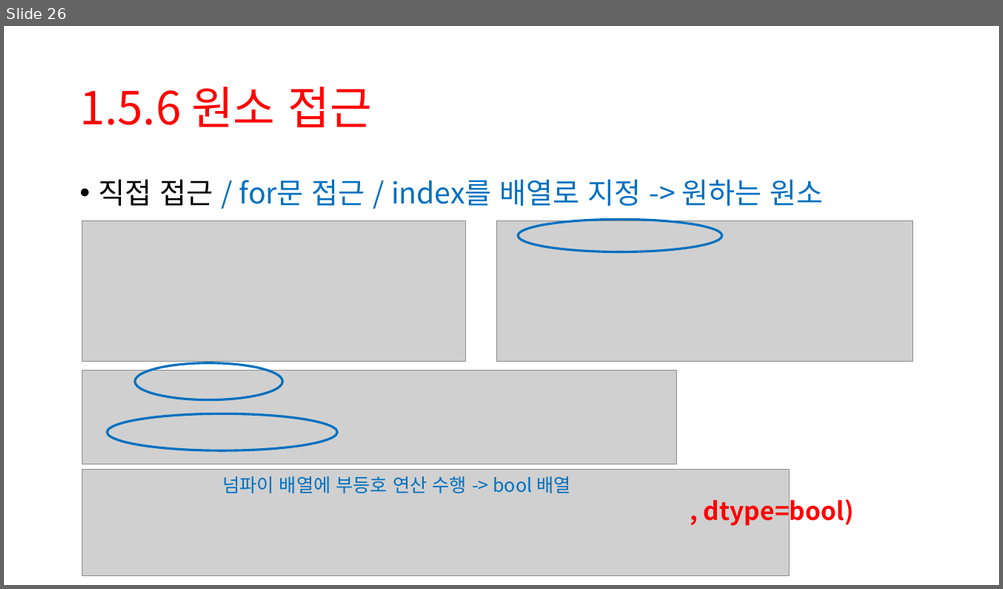
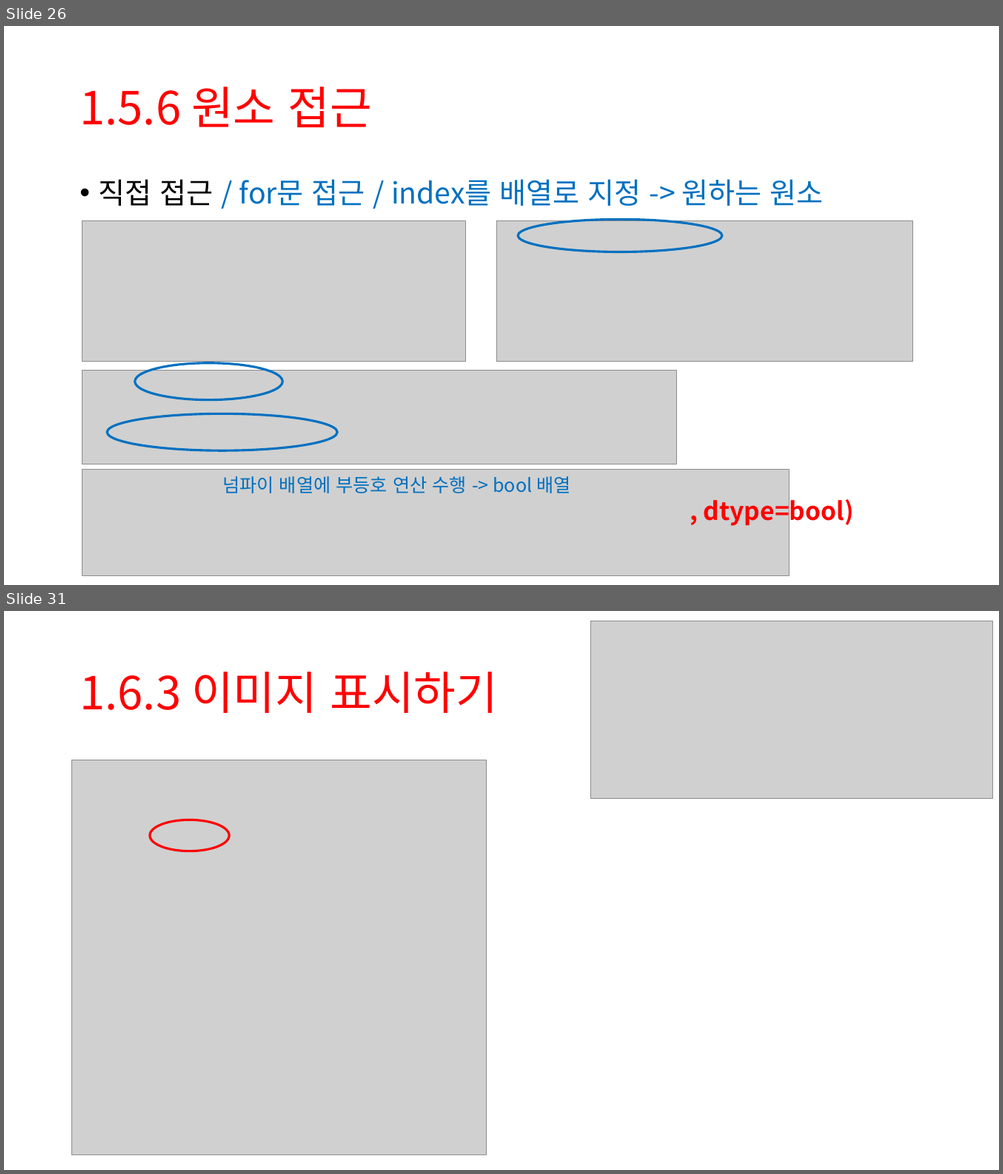
Before and after one commit to UIJIh/2024, a slide deck: DeepLearningFromScratch/ch01/dlfs_ch01.pptx. Shown one above the other, each under a label of ours: slide 26 before the commit, slides 26 and 31 after it; the slides between them are not shown. The pictures are 1003x589 and 1003x1174 pixels, drawn with LibreOffice and Linux fonts; fonts in the diff are those of the drawing; grey boxes stand for pictures. Boxes give left, top, right and bottom in pixels: in the first picture for what was removed or moved away, otherwise in the second. Text is boxed around its words. In the diff, an @@ line names an element or a change of style, - is before the commit and + after.

```diff
--- a/DeepLearningFromScratch/ch01/dlfs_ch01.pptx
+++ b/DeepLearningFromScratch/ch01/dlfs_ch01.pptx
@@ slide 31 added at (4,611,999,1170), background #FFFFFF @@
@@ picture added at (590,621,992,799) @@
@@ title added at (79,672,498,713), 44 pt, text #FF0000 @@
+1.6.3 이미지 표시하기
@@ picture added at (72,760,486,1156) @@
@@ picture added at (73,760,486,1144) @@
@@ ellipse added at (150,820,228,851), outline #FF0000 2.25 pt @@
```
Also in this commit, not shown: 1 slide changed, 4 other slides added, 1 slide removed, 5 other files.
